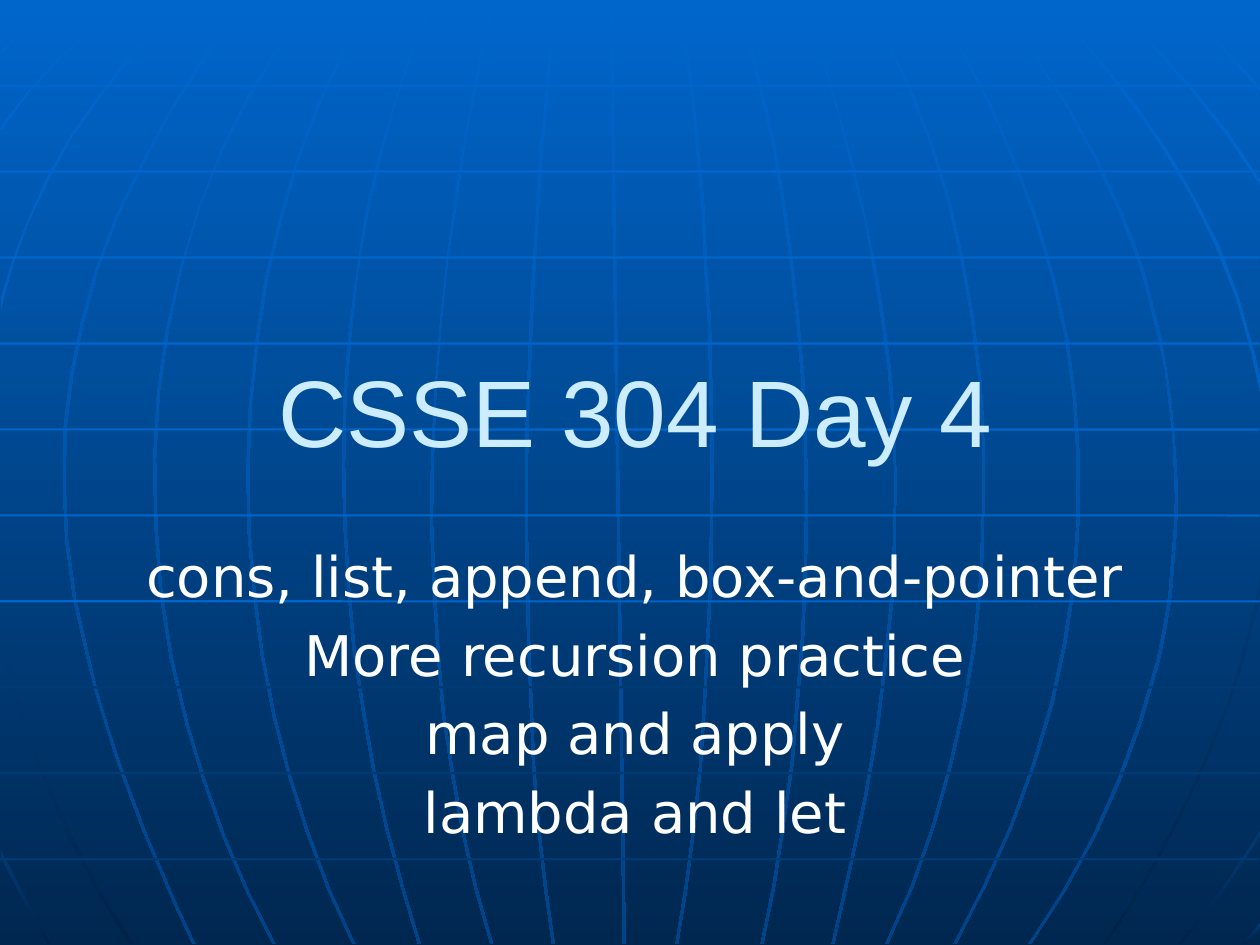
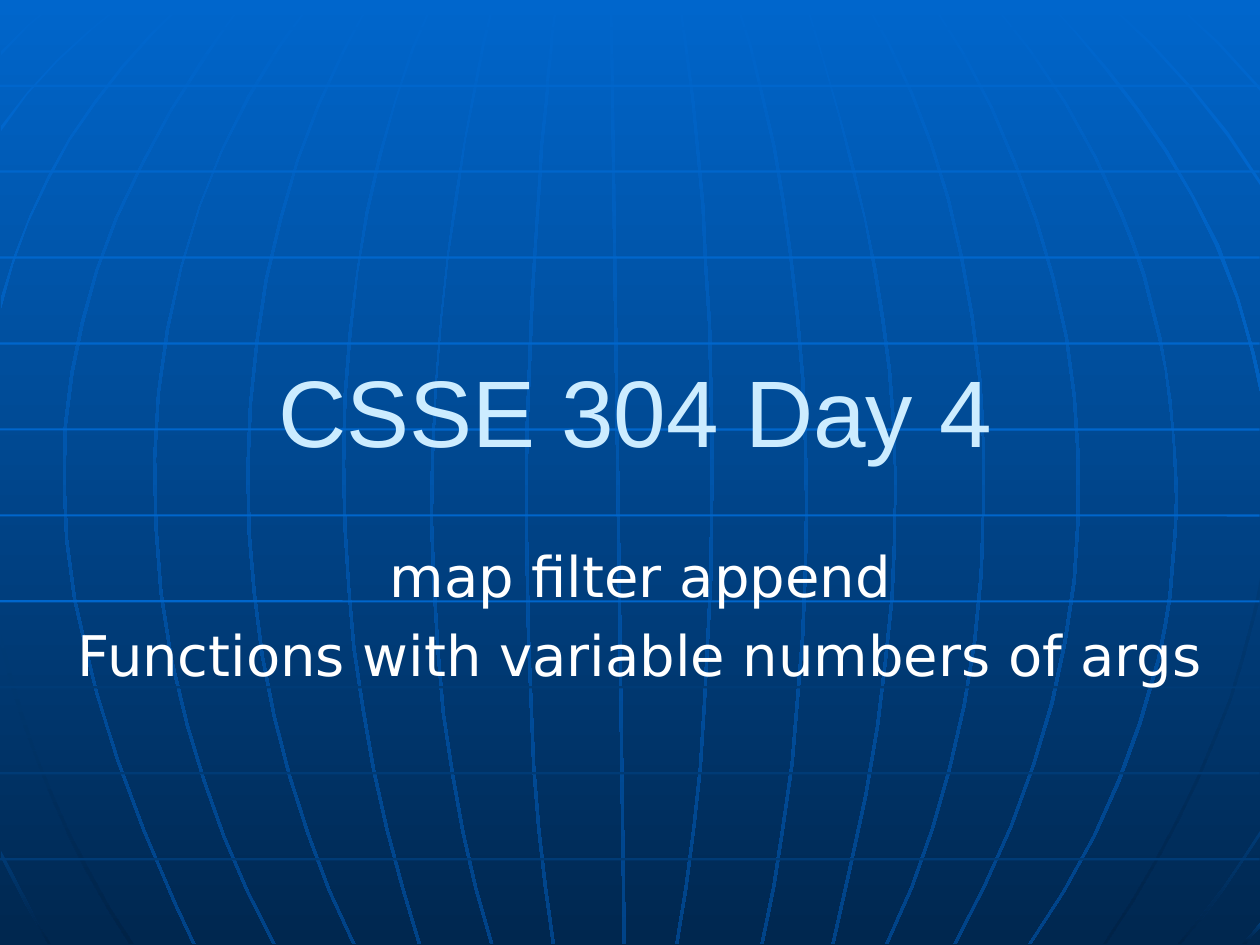
Before and after one commit to RHIT-CSSE/csse304, a slide deck: slide 1 of ClassMaterials/MapApply/RecursionMapApplyLambdaLet.pptx. Drawn at 1260x945 pixels with LibreOffice and Linux fonts; fonts in the diff are those of the drawing. Boxes give left, top, right and bottom in pixels: in the first picture for what was removed or moved away, otherwise in the second. Text is boxed around its words. In the diff, an @@ line names an element or a change of style, - is before the commit and + after.

Commit message:
new map apply lecture activities

```diff
--- a/ClassMaterials/MapApply/RecursionMapApplyLambdaLet.pptx
+++ b/ClassMaterials/MapApply/RecursionMapApplyLambdaLet.pptx
@@ subtitle at (78, 554, 1201, 687): text changed @@
-cons, list, append, box-and-pointer
-More recursion practice
-map and apply
-lambda and let
+map filter append
+Functions with variable numbers of args
```
Also in this commit, not shown: 1 other slide changed, 1 slide added, 7 slides removed, 4 other files.
